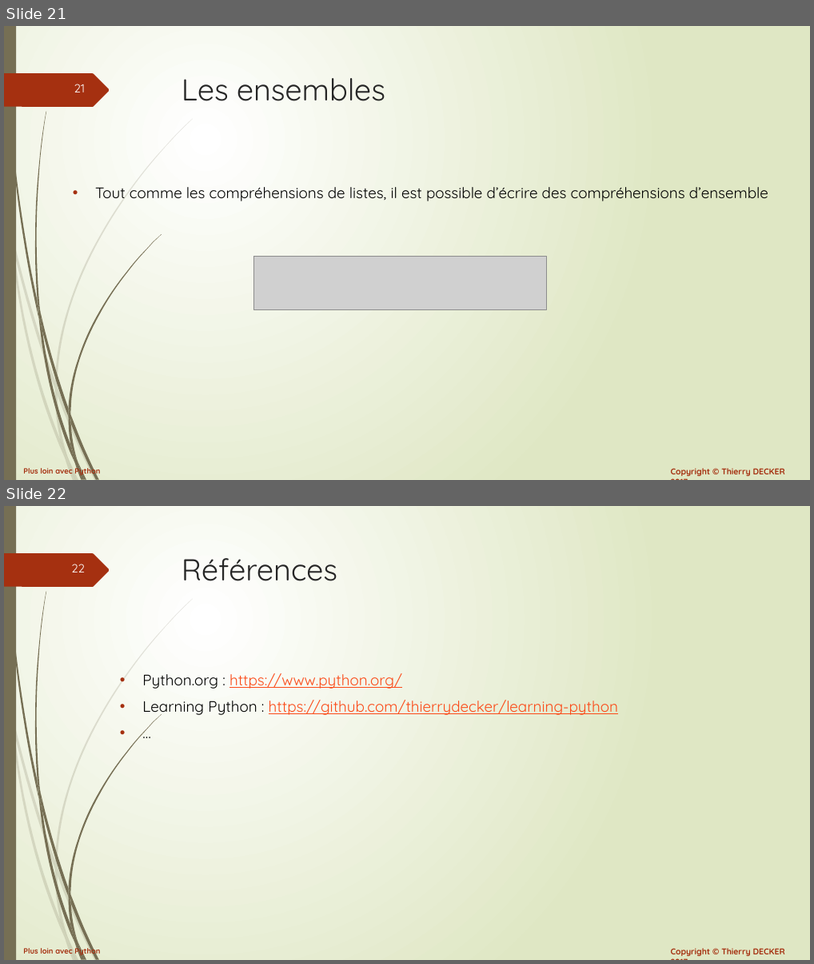
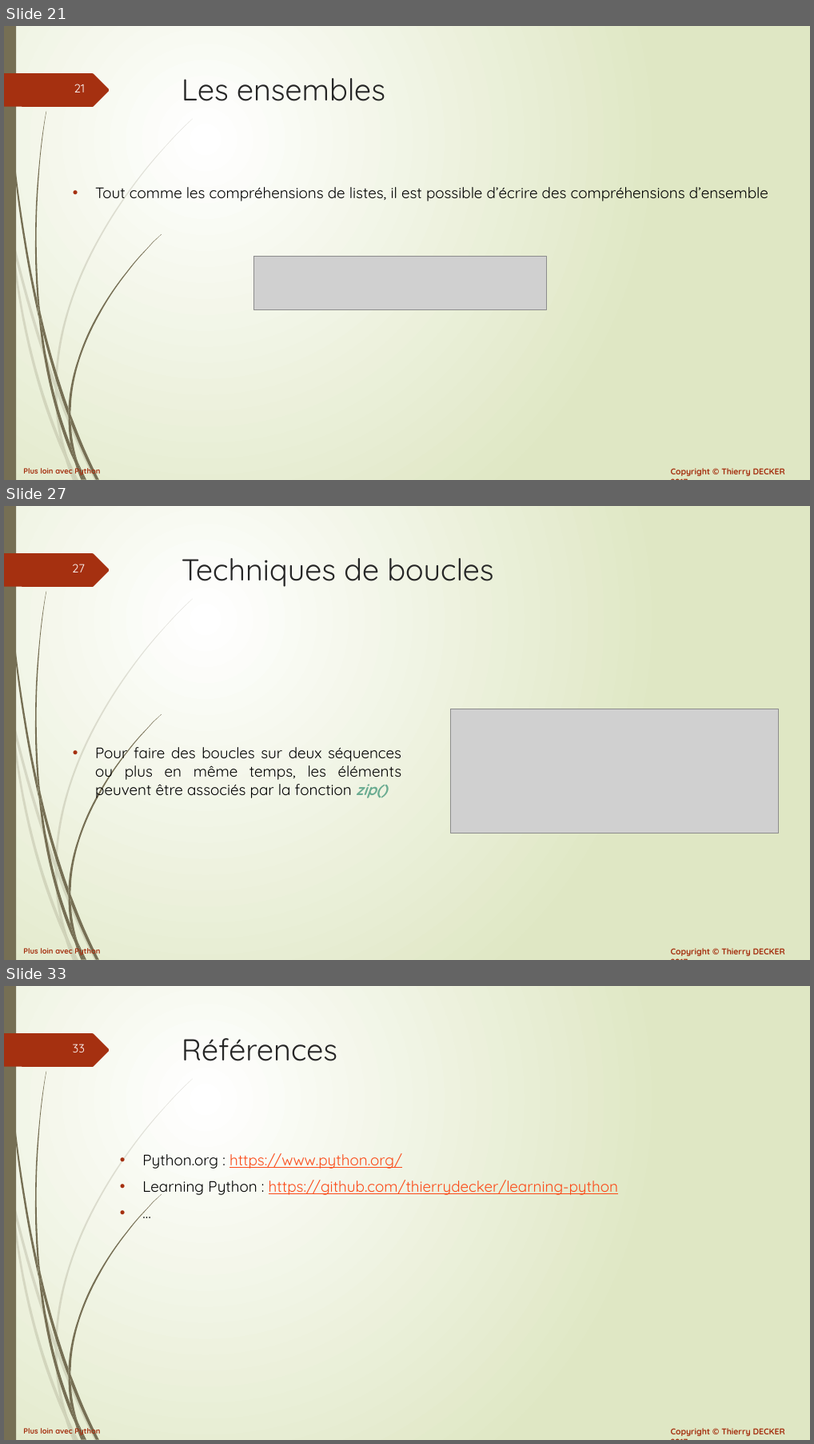
Before and after one commit to VikmanTheRacoon/learning-python, a slide deck: documentations/python-102.pptx. Shown one above the other, each under a label of ours: slides 21 and 22 before the commit, slides 21, 27 and 33 after it; the slides between them are not shown. The pictures are 814x964 and 814x1444 pixels, drawn with LibreOffice and Linux fonts; fonts in the diff are those of the drawing; grey boxes stand for pictures. Boxes give left, top, right and bottom in pixels: in the first picture for what was removed or moved away, otherwise in the second. Text is boxed around its words. In the diff, an @@ line names an element or a change of style, - is before the commit and + after.

```diff
--- a/documentations/python-102.pptx
+++ b/documentations/python-102.pptx
@@ slide 27 added at (4,506,810,960), background gradient #FFFFFF to #DFE8C4; not listed: 27 template elements that a slide beside it also shows @@
@@ title added at (182,558,494,587), 36 pt, text #262626 @@
+Techniques de boucles
@@ picture added at (451,708,779,832) @@
@@ text added at (95,742,402,800), 18 pt, text #000000 @@
+• Pour faire des boucles sur deux séquences ou plus en même temps, les éléments peuvent être associés par la fonction zip()
@@ what was slide 22 is now slide 33 @@
@@ page number at (73,1044,85,1052): text changed @@
-22
+33
```
Also in this commit, not shown: 10 other slides added, 1 other file.
